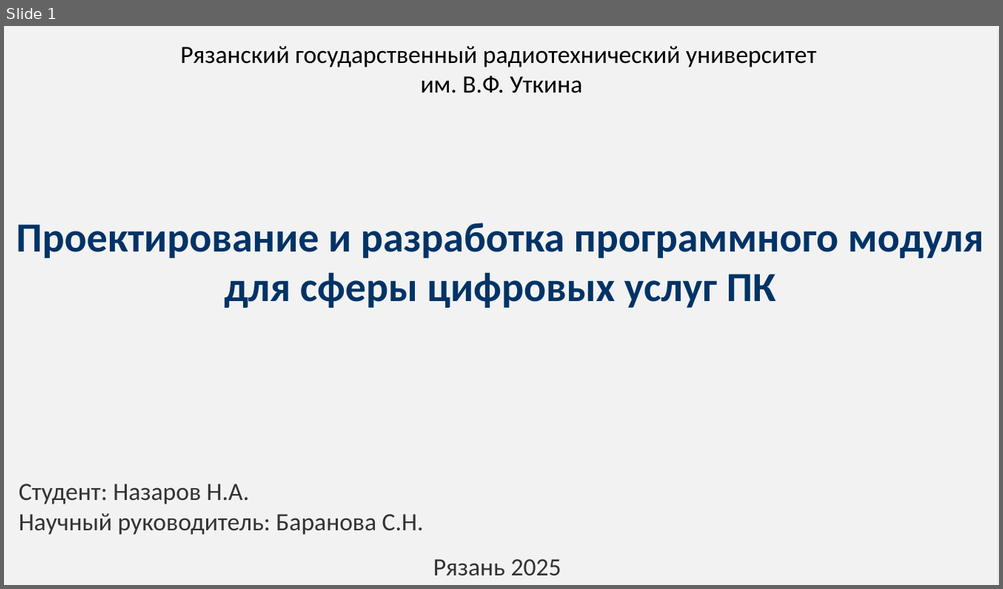
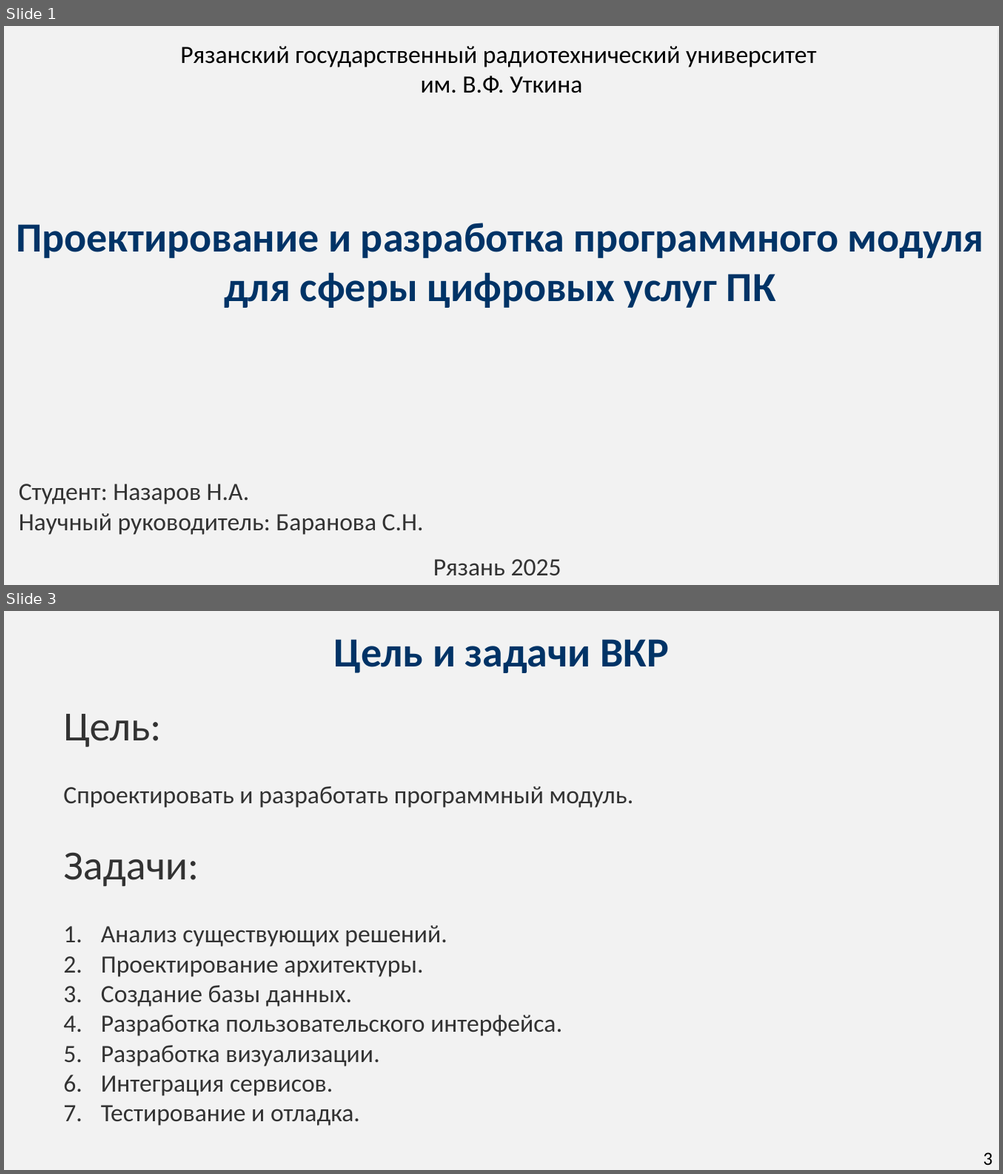
Before and after one commit to NzrvXO/Diplom, a slide deck: Презентация конференция/Презентация_Диплом_Template_Full.pptx. Shown one above the other, each under a label of ours: slide 1 before the commit, slides 1 and 3 after it; the slides between them are not shown. The pictures are 1003x589 and 1003x1174 pixels, drawn with LibreOffice and Linux fonts; fonts in the diff are those of the drawing. Boxes give left, top, right and bottom in pixels: in the first picture for what was removed or moved away, otherwise in the second. Text is boxed around its words. In the diff, an @@ line names an element or a change of style, - is before the commit and + after.

```diff
--- a/Презентация конференция/Презентация_Диплом_Template_Full.pptx
+++ b/Презентация конференция/Презентация_Диплом_Template_Full.pptx
@@ slide 3 added at [4,611,999,1170], background #FFFFFF @@
@@ rectangle added at [4,611,999,1170], fill #F2F2F2 @@
@@ text added at [334,639,669,673], 40 pt, text #003366, bold @@
+Цель и задачи ВКР
@@ text added at [63,714,634,1126], 24 pt, text #323232 @@
+Цель:
+Спроектировать и разработать программный модуль.
+Задачи:
+1. Анализ существующих решений.
+2. Проектирование архитектуры.
+3. Создание базы данных.
+4. Разработка пользовательского интерфейса.
+5. Разработка визуализации.
+6. Интеграция сервисов.
+7. Тестирование и отладка.
@@ text added at [983,1153,993,1165], 18 pt, text #000000 @@
+3
```
Also in this commit, not shown: 1 slide changed, 9 other slides added, 2 slides removed, 3 other files.
